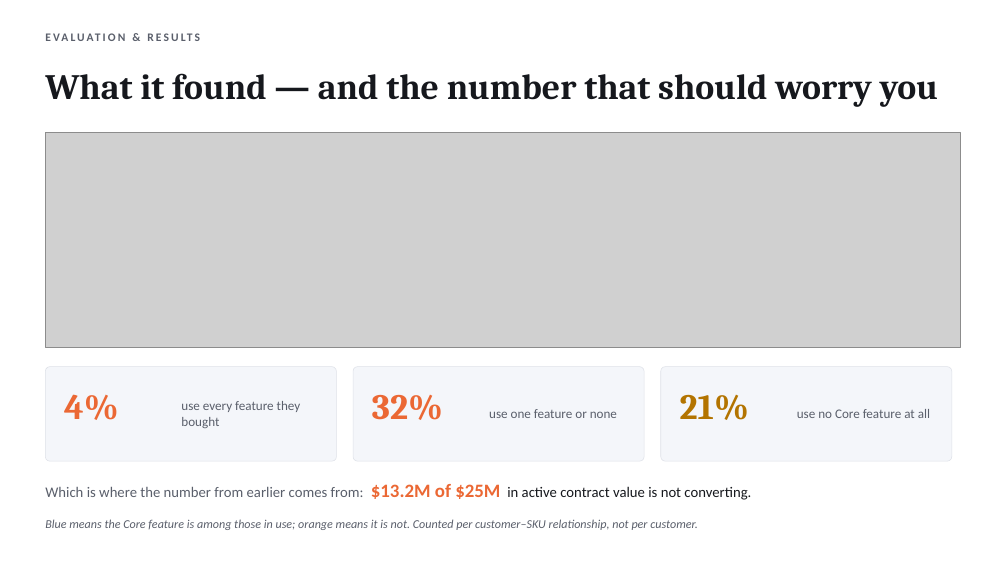
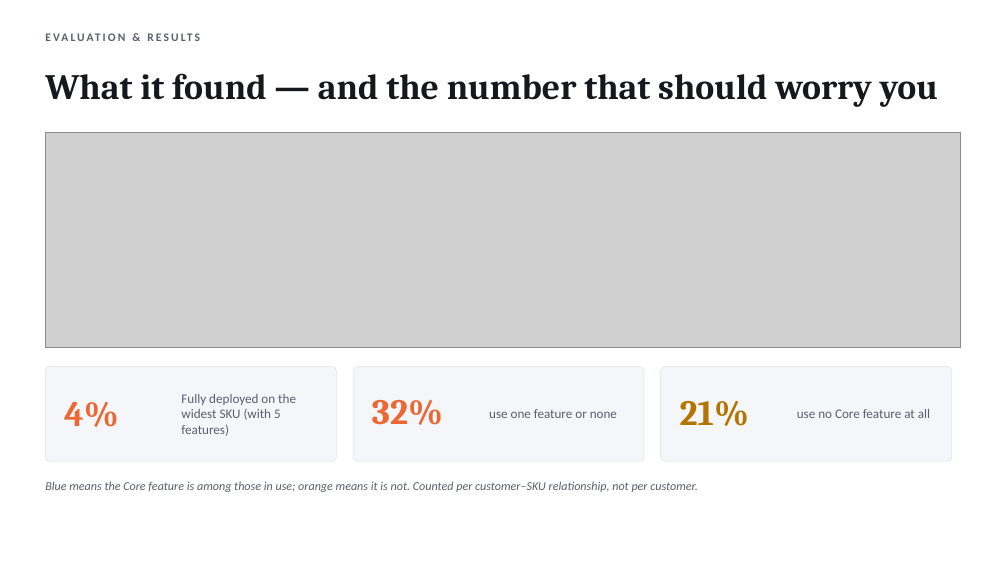
Before and after one commit to suraj-iyer9/AnalyticsFW-Aug2026, a slide deck: slide 6 of docs/executive_deck.pptx. Drawn at 1008x567 pixels with LibreOffice and Linux fonts; fonts in the diff are those of the drawing; grey boxes stand for pictures. Boxes give left, top, right and bottom in pixels: in the first picture for what was removed or moved away, otherwise in the second. Text is boxed around its words. In the diff, an @@ line names an element or a change of style, - is before the commit and + after.

```diff
--- a/docs/executive_deck.pptx
+++ b/docs/executive_deck.pptx
@@ 3 texts: place and size @@
-3 texts at bbox=[64, 394, 749, 420]
+3 texts at bbox=[64, 400, 749, 427]
@@ text at bbox=[181, 394, 296, 436]: text changed @@
-use every feature they bought
+Fully deployed on the widest SKU (with 5 features)
@@ text "Blue means the Core feature ...": place and size @@
-text "Blue means the Core feature ..." at bbox=[45, 519, 697, 530]
+text "Blue means the Core feature ..." at bbox=[45, 481, 697, 492]
@@ text removed at bbox=[45, 484, 751, 500] @@
-Which is where the number from earlier comes from: $13.2M of $25M in active contract value is not converting.
```
Also in this commit, not shown: 5 other slides changed, 1 other file.
